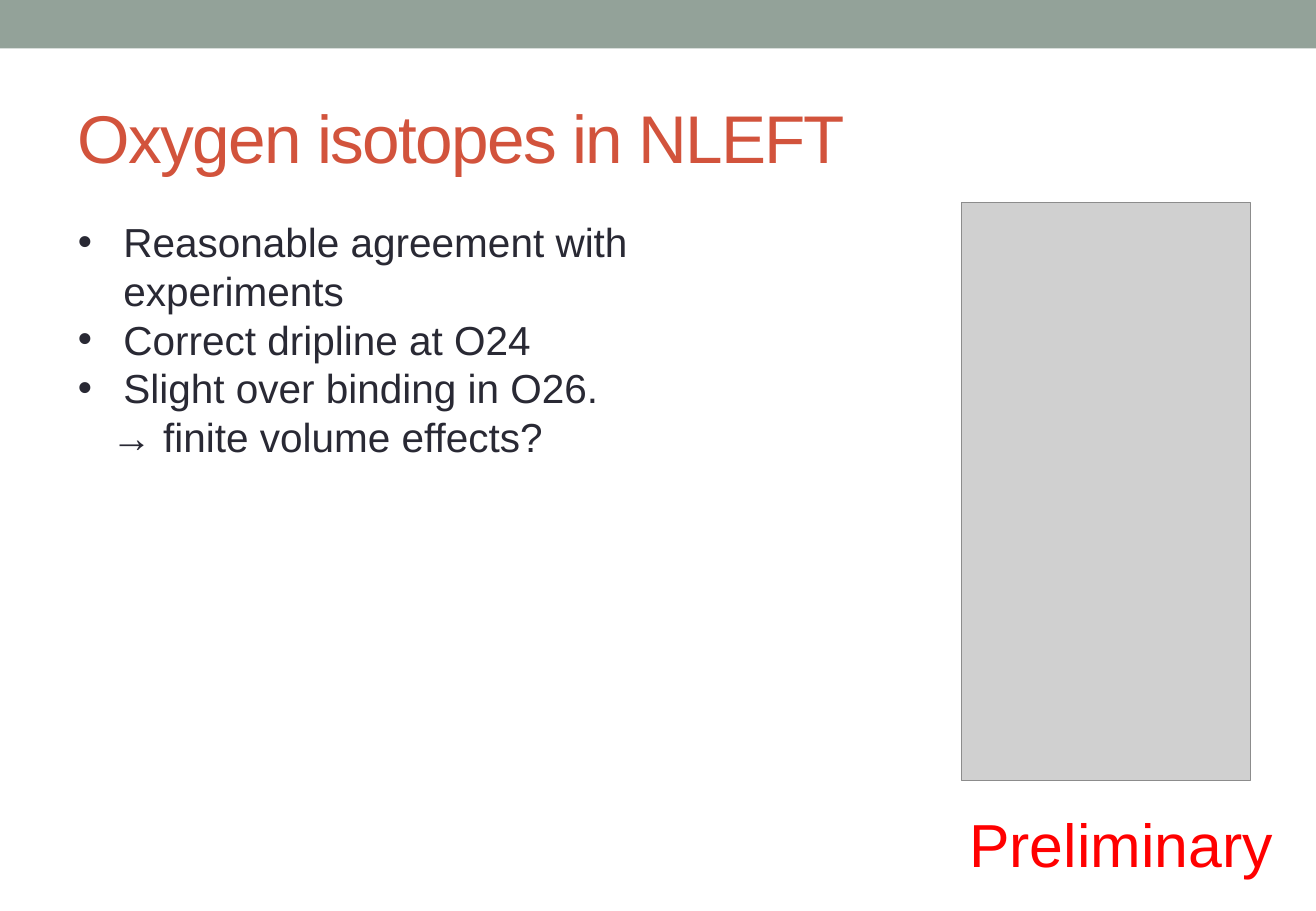
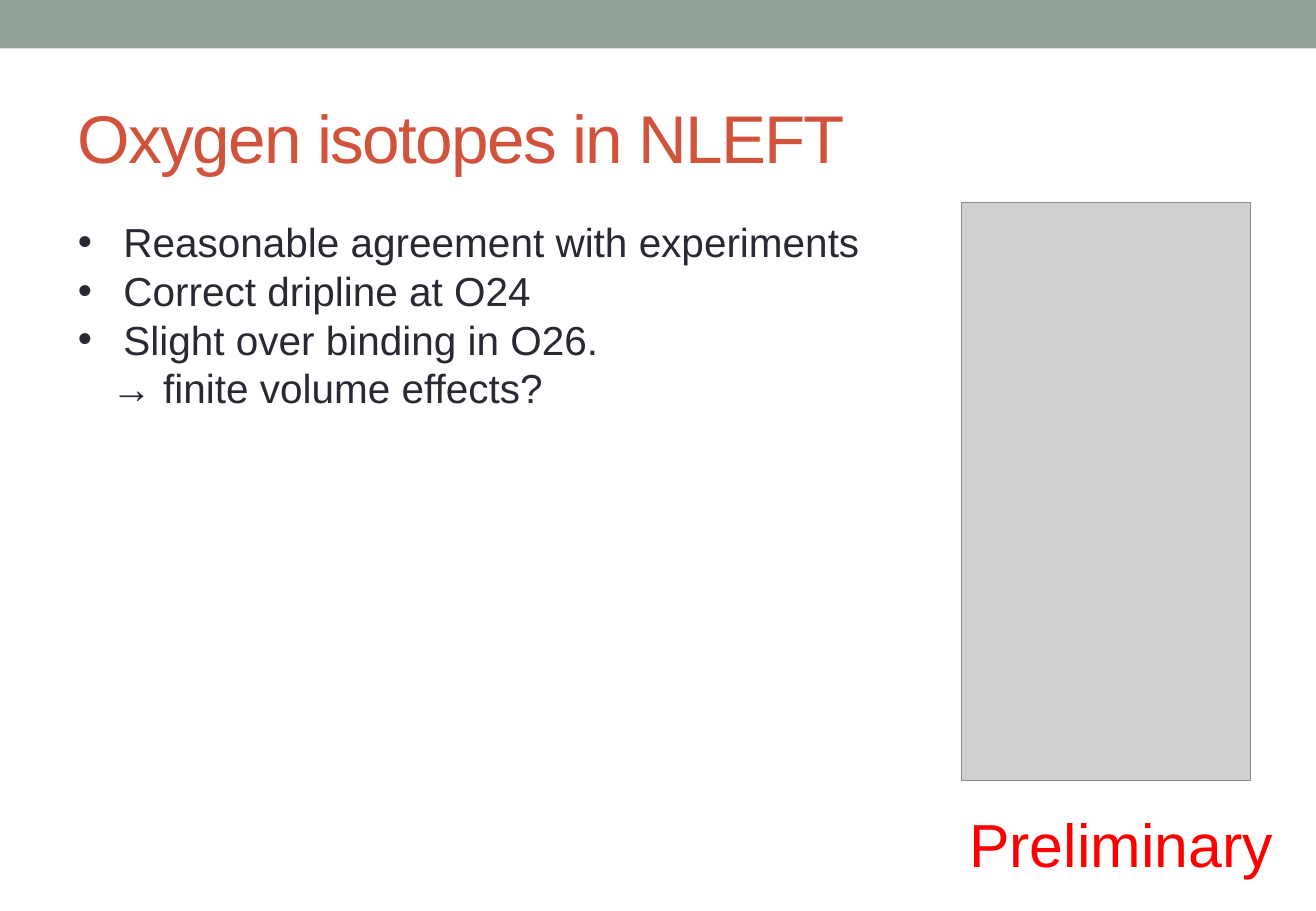
Before and after one commit to alphacentaury-github/NPSS2020, a slide deck: slide 27 of 20221020_KPS_송영호.pptx (slide 29 before the commit). Drawn at 1316x911 pixels with LibreOffice and Linux fonts; fonts in the diff are those of the drawing; grey boxes stand for pictures. Boxes give left, top, right and bottom in pixels: in the first picture for what was removed or moved away, otherwise in the second. Text is boxed around its words. In the diff, an @@ line names an element or a change of style, - is before the commit and + after.

```diff
--- a/20221020_KPS_송영호.pptx
+++ b/20221020_KPS_송영호.pptx
@@ text "Reasonable agreement with experiments" rewrapped from (x1=123, y1=227, x2=628, y2=453) to (x1=123, y1=227, x2=859, y2=404) @@
```
Also in this commit, not shown: 10 other slides changed, 1 slide added, 3 slides removed, 1 other file.
